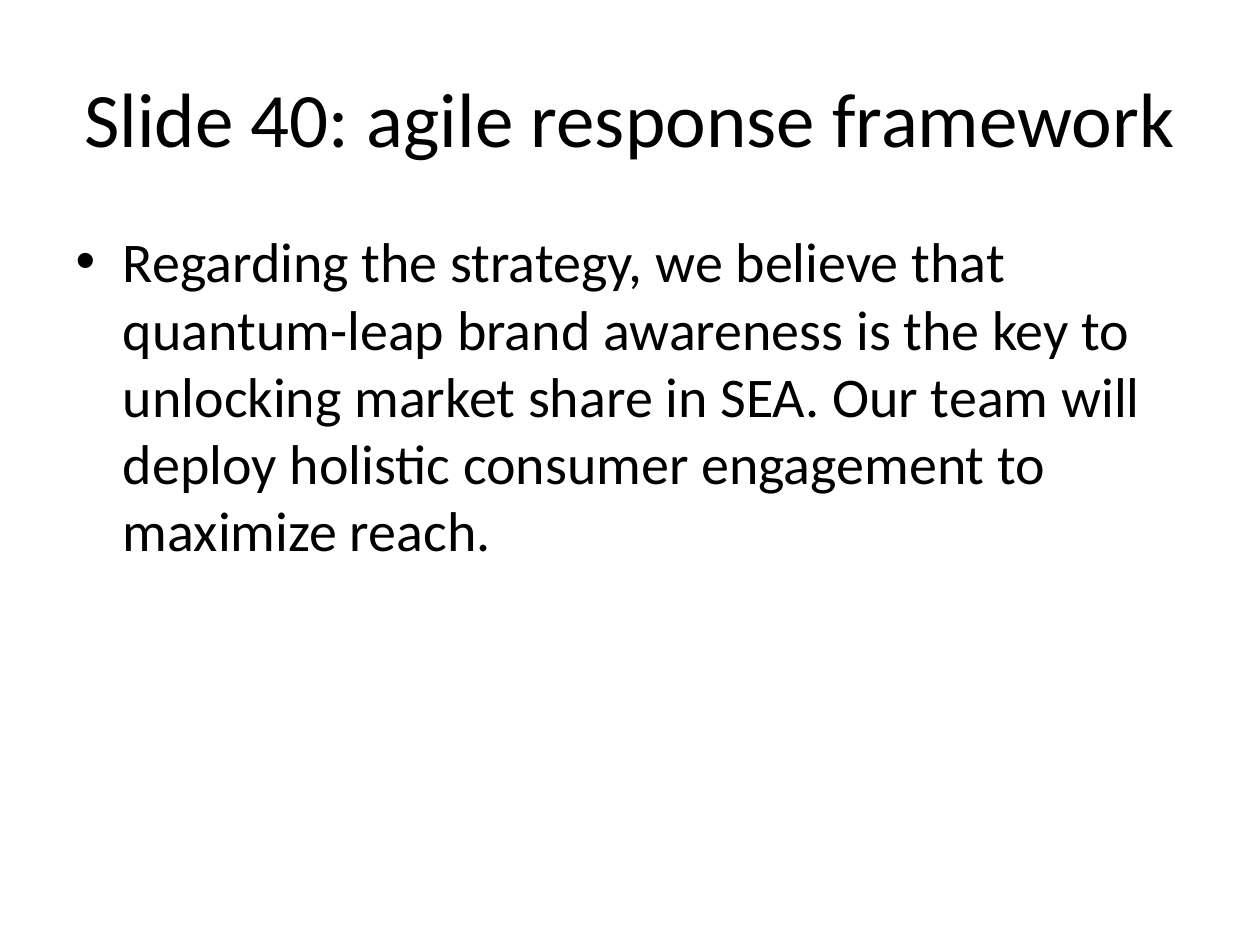
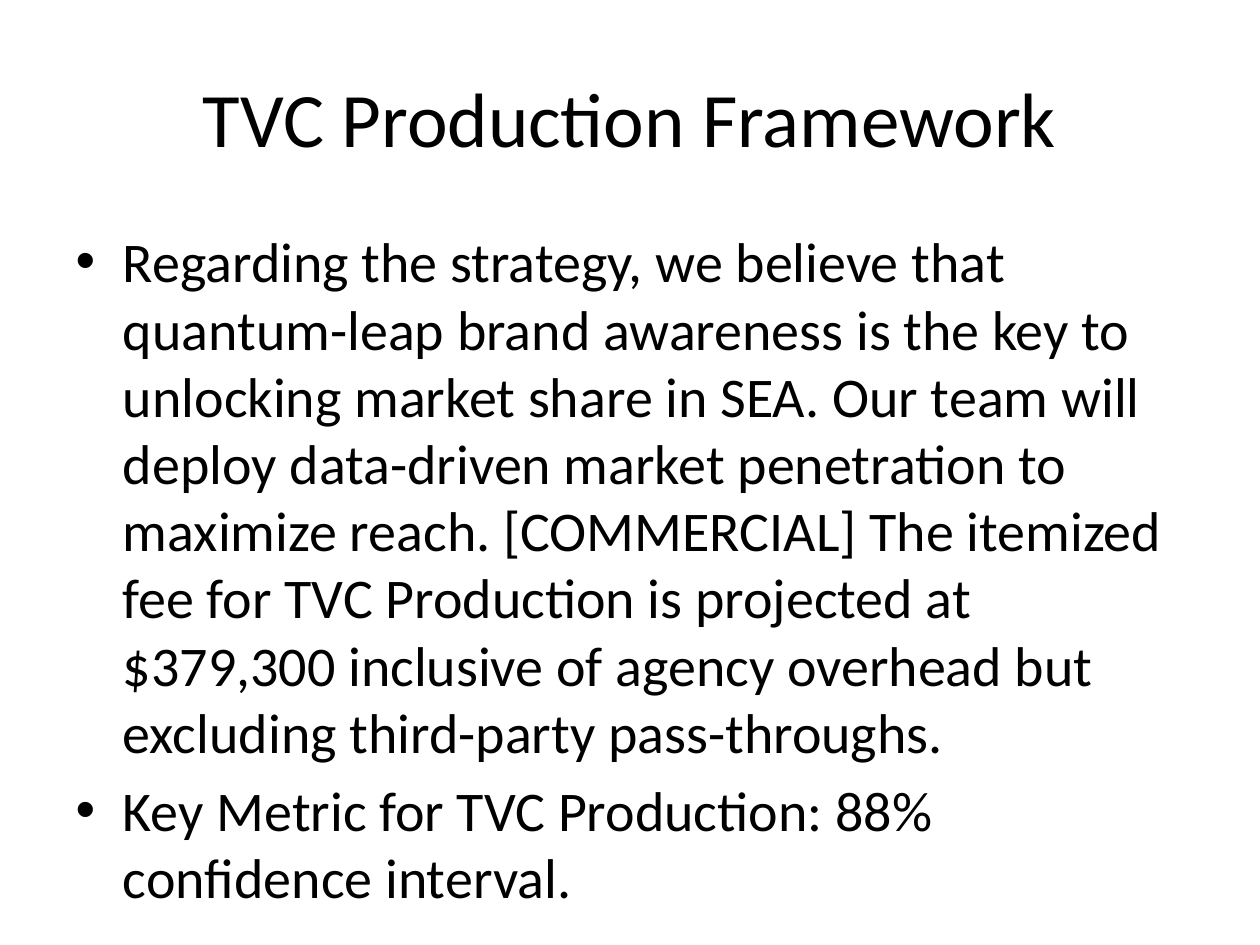
Before and after one commit to Abhilash76/aerchain-procurement, a slide deck: slide 4 of Vendor documents/Global_Marketing_Deck.pptx (slide 41 before the commit). Drawn at 1260x945 pixels with LibreOffice and Linux fonts; fonts in the diff are those of the drawing. Boxes give left, top, right and bottom in pixels: in the first picture for what was removed or moved away, otherwise in the second. Text is boxed around its words. In the diff, an @@ line names an element or a change of style, - is before the commit and + after.

```diff
--- a/Vendor documents/Global_Marketing_Deck.pptx
+++ b/Vendor documents/Global_Marketing_Deck.pptx
@@ title at [203,93,1056,148]: text changed @@
-Slide 40: agile response framework
+TVC Production Framework
@@ text at [123,243,1162,840]: text changed @@
-• Regarding the strategy, we believe that quantum-leap brand awareness is the key to unlocking market share in SEA. Our team will deploy holistic consumer engagement to maximize reach.
+• Regarding the strategy, we believe that quantum-leap brand awareness is the key to unlocking market share in SEA. Our team will deploy data-driven market penetration to maximize reach. [COMMERCIAL] The itemized fee for TVC Production is projected at $379,300 inclusive of agency overhead but excluding third-party pass-throughs.
+• Key Metric for TVC Production: 88% confidence interval.
```
Also in this commit, not shown: 6 other slides changed, 1 slide added, 34 slides removed, 7 other files.
